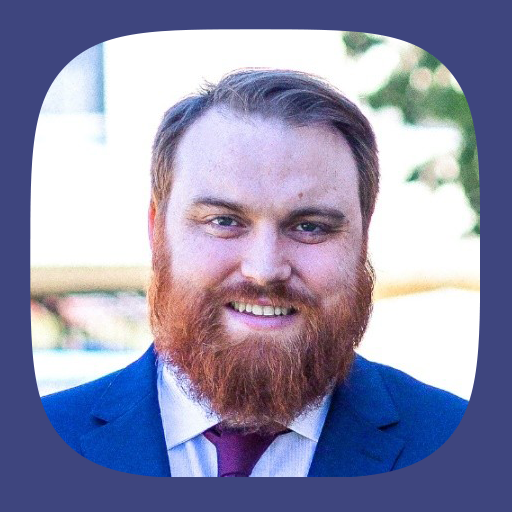
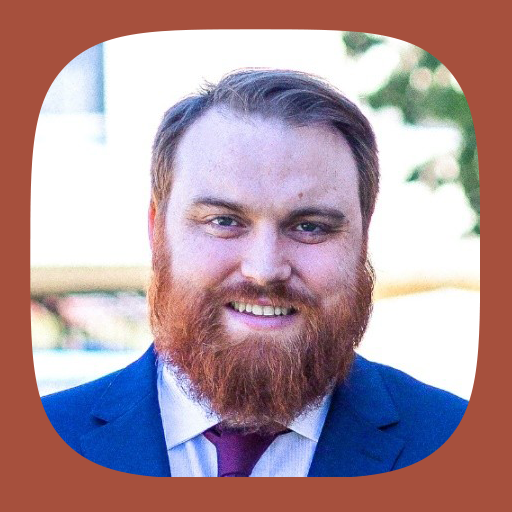
Revision of a layered 512 x 512 image; what changed, layer by layer:
painted on "Background" over 0, 0, 512, 512
